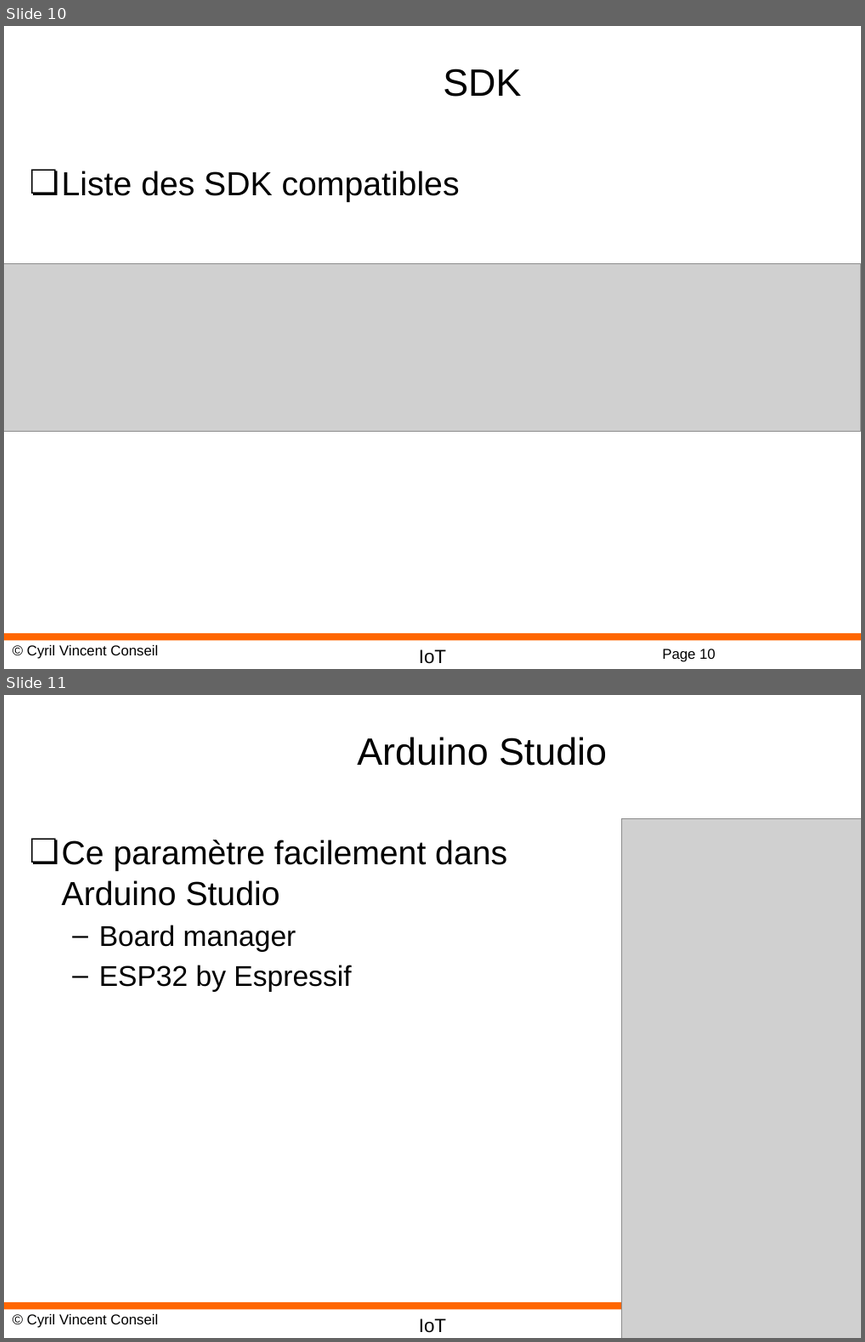
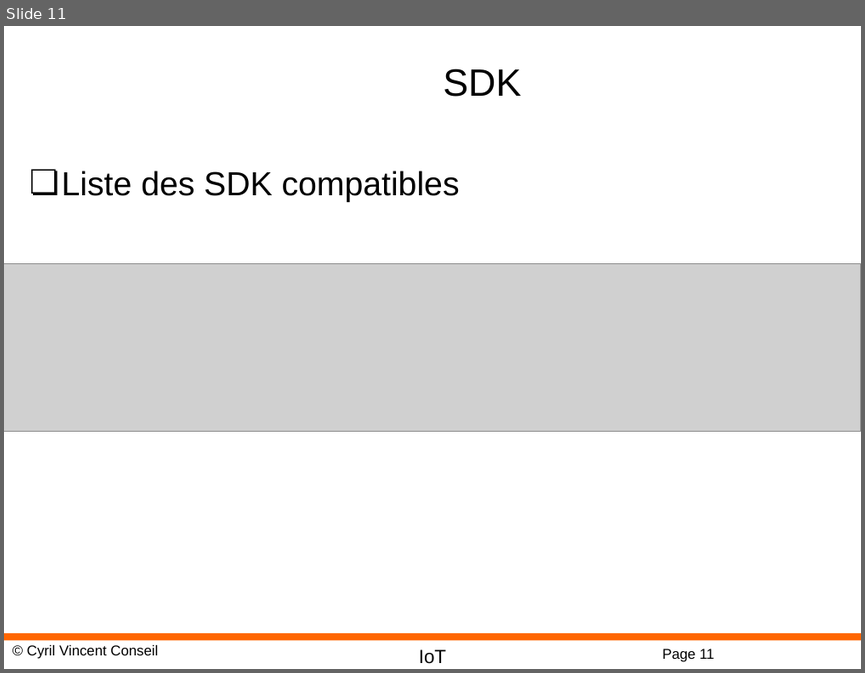
Before and after one commit to cyrilvincent/iot-ai, a slide deck: ppt/IoTAI03-ESP32.pptx. Shown one above the other, each under a label of ours: slides 10 and 11 before the commit, slide 11 after it. The pictures are 865x1342 and 865x673 pixels, drawn with LibreOffice and Linux fonts; fonts in the diff are those of the drawing; grey boxes stand for pictures; background and template pictures are left out. Boxes give left, top, right and bottom in pixels: in the first picture for what was removed or moved away, otherwise in the second. Text is boxed around its words. In the diff, an @@ line names an element or a change of style, - is before the commit and + after.

```diff
--- a/ppt/IoTAI03-ESP32.pptx
+++ b/ppt/IoTAI03-ESP32.pptx
@@ slide 11 removed at [4,695,861,1338], background #FFFFFF; not listed: 3 template elements that a slide beside it also shows @@
@@ title removed at [357,737,607,766] @@
-Arduino Studio
@@ picture removed at [621,818,861,1338] @@
@@ text removed at [62,839,507,992] @@
-❏ Ce paramètre facilement dans Arduino Studio
-  – Board manager
-  – ESP32 by Espressif
@@ what was slide 10 is now slide 11 @@
@@ page number at [662,648,714,662]: text changed @@
-Page 10
+Page 11
```
Also in this commit, not shown: 1 slide changed, 1 slide added, 3 other slides removed, 23 other files.
